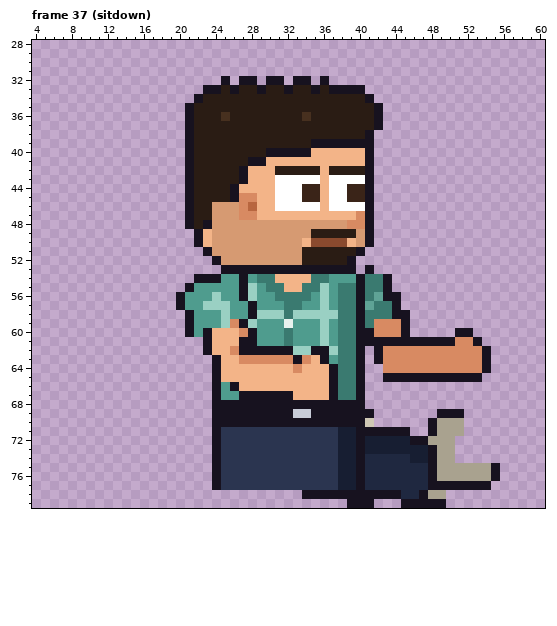
Pixel-art file -- sprites/staff/casual_garrison_right_anim.aseprite. The first picture shows the starting point.
64x80 pixels, 129 frames. Colours within 5 levels of each other are drawn and written as one. Shown: frame 37 (sitdown): x 4..60, y 28..79. The commit also changed other frames, which this record leaves out.
The result:
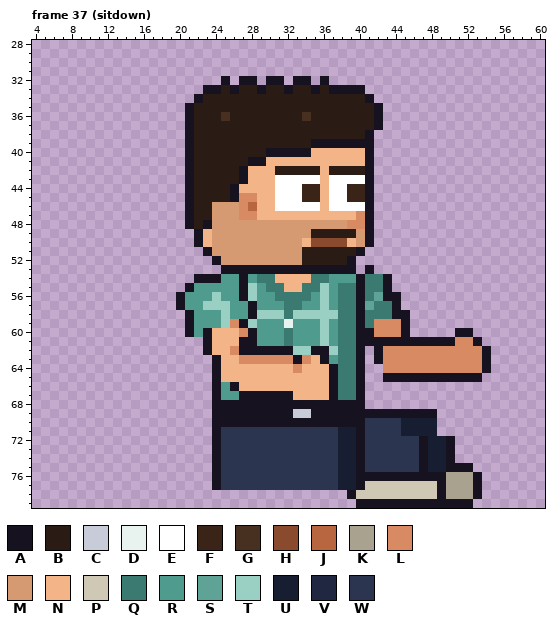
Palette (. is transparent): A #17121f  B #2a1c14  C #c8ccd8  D #e8f2ee  E #ffffff  F #3a2418  G #47301f  H #8a4a2e  J #b8663f  K #a9a28f  L #d88a62  M #d69a72  N #f3b488  P #cfc8b5  Q #3a7a70  R #4f9c8e  S #5fa396  T #9ad0c3  U #171e32  V #1f2840  W #2b3550
Edits made:
Changed rows in their new state; - is an unchanged pixel.
Frame 37 (sitdown), layers "Pants", "Shoes":
first column x 34:
69 --------AAAAAAA...----
70 -------WWWWUUUU...----
71 -------WWWWUUUU...----
72 -------WWWWWW-UUA-----
73 -------WWWWWWAUUA-----
74 -------WWWWWWAUUA-----
75 -------WWWWWWAUUAAA...
76 -------AAAAAAA-A---A..
77 -------PPPPPPPP-KKK-.-
78 .....-PPPPPPPPPAKKKA--
79 -----.--AAA-----AAA---
